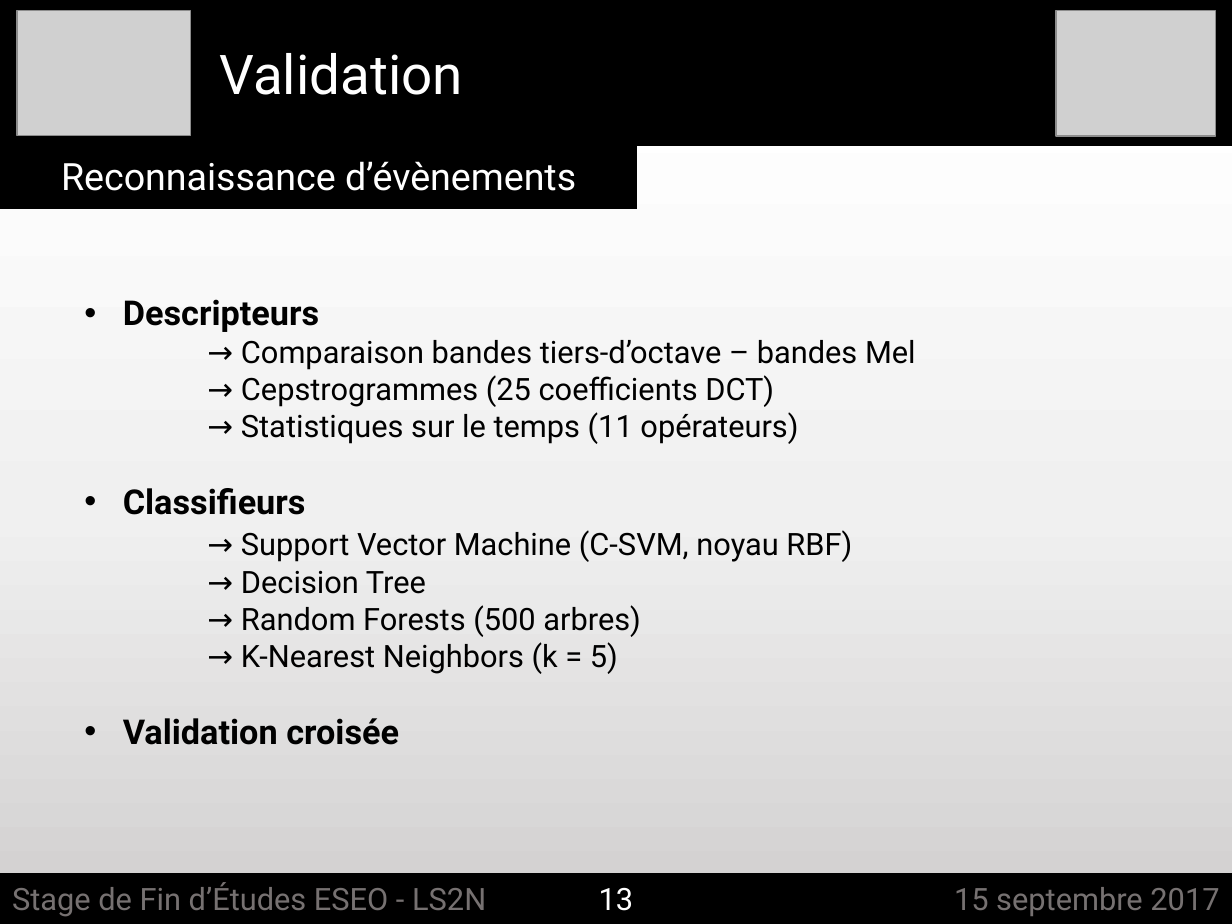
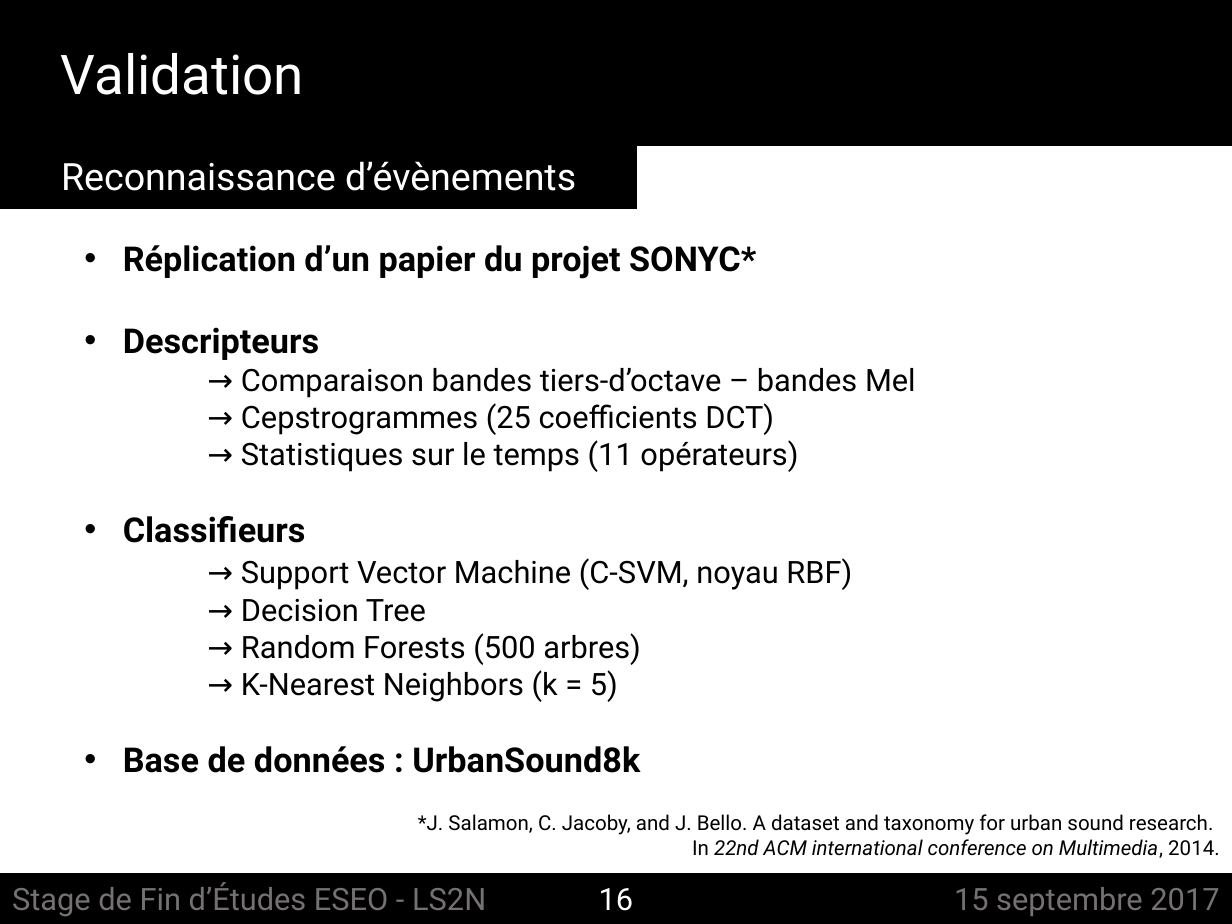
Before and after one commit to felixgontier/int-report, a slide deck: slide 16 of Soutenance_ESEO.pptx (slide 13 before the commit). Drawn at 1232x924 pixels with LibreOffice and Linux fonts; fonts in the diff are those of the drawing; grey boxes stand for pictures. Boxes give left, top, right and bottom in pixels: in the first picture for what was removed or moved away, otherwise in the second. Text is boxed around its words. In the diff, an @@ line names an element or a change of style, - is before the commit and + after.

```diff
--- a/Soutenance_ESEO.pptx
+++ b/Soutenance_ESEO.pptx
@@ background gradient #FFFFFF to #F0F0F0 to #D0CECE to #FFFFFF @@
@@ picture removed at [17,11,191,136] @@
@@ picture removed at [1056,11,1215,137] @@
@@ text "Validation": place and size @@
-text "Validation" at [219,53,462,95]
+text "Validation" at [61,53,304,95]
@@ text "Réplication d’un papier du projet ...": place and size @@
-text "Réplication d’un papier du projet ..." at [123,299,916,745]
+text "Réplication d’un papier du projet ..." at [123,245,916,773]
@@ text at [123,245,756,279]: paragraph added @@
+• Réplication d’un papier du projet SONYC*
@@ text at [123,746,640,773]: text changed @@
-• Validation croisée
+• Base de données : UrbanSound8k
@@ text added at [418,814,1219,858], 12 pt, text #000000 @@
+*J. Salamon, C. Jacoby, and J. Bello. A dataset and taxonomy for urban sound research.
+In 22nd ACM international conference on Multimedia, 2014.
@@ text at [599,888,634,911]: text changed @@
-13
+16
```
Also in this commit, not shown: 21 other slides changed, 1 slide added, 1 slide removed, 2 other files.
